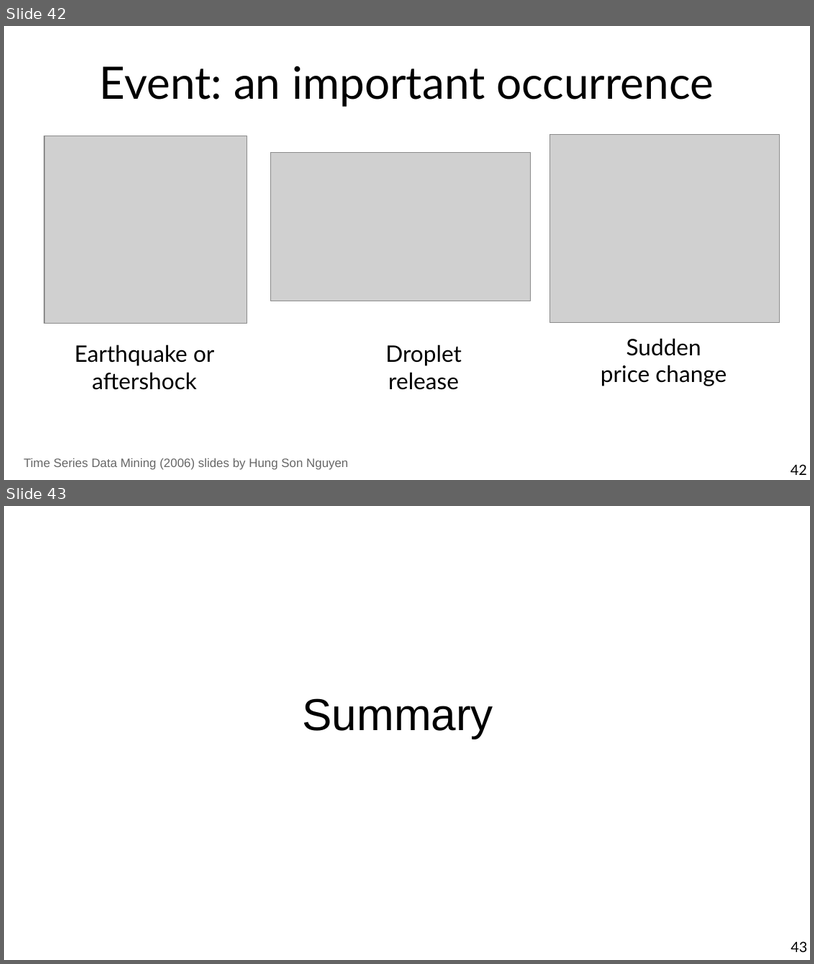
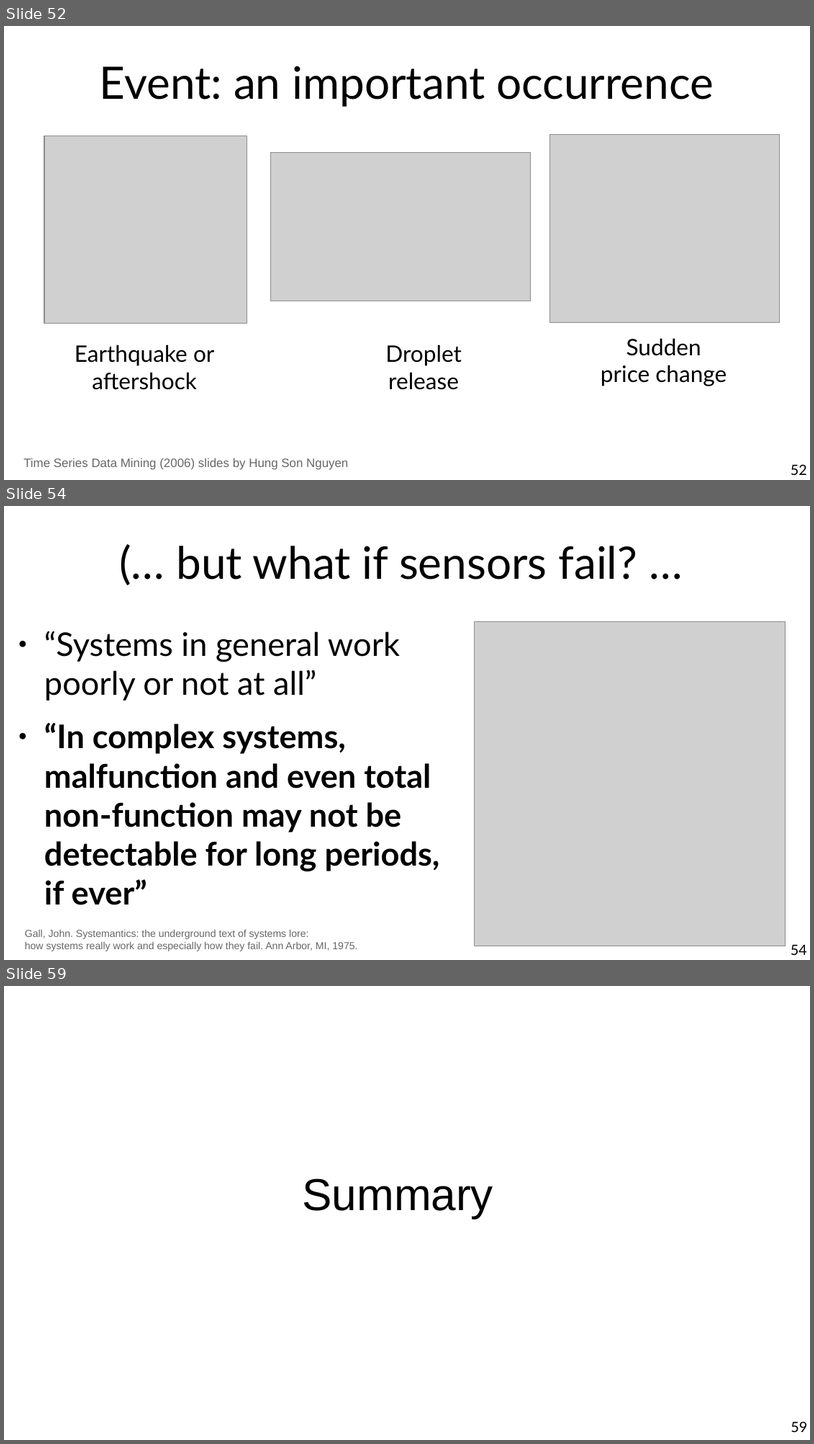
Before and after one commit to marco-calautti/data-mining-course, a slide deck: theory/tt11_time_series.odp. Shown one above the other, each under a label of ours: slides 42 and 43 before the commit, slides 52, 54 and 59 after it; the slides between them are not shown. The pictures are 814x964 and 814x1444 pixels, drawn with LibreOffice and Linux fonts; fonts in the diff are those of the drawing; grey boxes stand for pictures. Boxes give left, top, right and bottom in pixels: in the first picture for what was removed or moved away, otherwise in the second. Text is boxed around its words. In the diff, an @@ line names an element or a change of style, - is before the commit and + after.

```diff
--- a/theory/tt11_time_series.odp
+++ b/theory/tt11_time_series.odp
@@ slide 54 added at [4,506,810,960], background #FFFFFF @@
@@ title added at [176,546,638,579], 44 pt, text #000000 @@
+(… but what if sensors fail? …
@@ text added at [44,631,440,905], 32 pt, text #000000, bold @@
+● “Systems in general work poorly or not at all”
+● “In complex systems, malfunction and even total non-function may not be detectable for long periods, if ever”
@@ picture added at [475,622,786,946] @@
@@ text added at [25,929,358,951], 10 pt, text #666666 @@
+Gall, John. Systemantics: the underground text of systems lore:
+how systems really work and especially how they fail. Ann Arbor, MI, 1975.
@@ page number added at [791,944,808,955], 14 pt, text #000000 @@
+54
@@ what was slide 42 is now slide 52 @@
@@ page number at [791,464,808,475]: text changed @@
-42
+52
@@ what was slide 43 is now slide 59 @@
@@ page number at [791,1421,808,1432]: text changed @@
-43
+59
```
Also in this commit, not shown: 6 slides changed, 18 other slides added, 3 slides removed.
